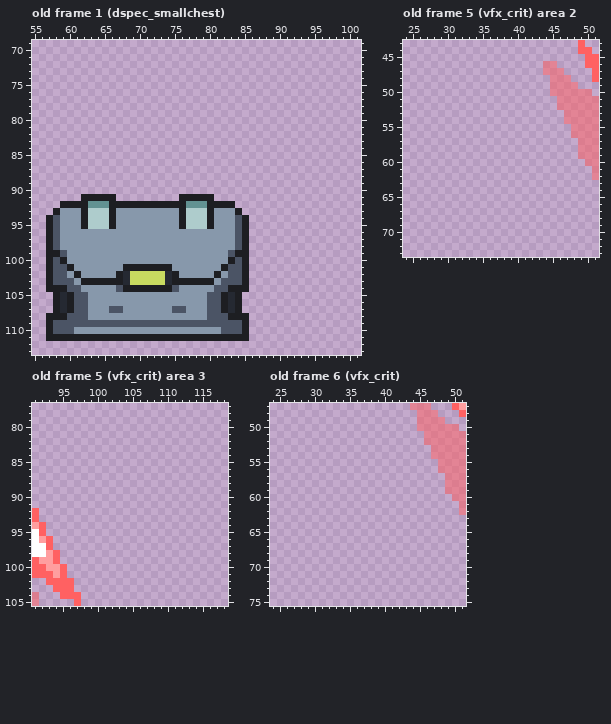
File history of a pixel-art file, sprites/commandoVFX.aseprite. That is the earlier state.
150x150 pixels, 10 frames. Shown: old frame 1 (dspec_smallchest): x 55..101, y 69..113; old frame 5 (vfx_crit) area 2: x 24..51, y 43..73; old frame 5 (vfx_crit) area 3: x 91..118, y 77..105; old frame 6 (vfx_crit): x 24..51, y 47..75. The commit also changed other frames, which this record leaves out.
The result:
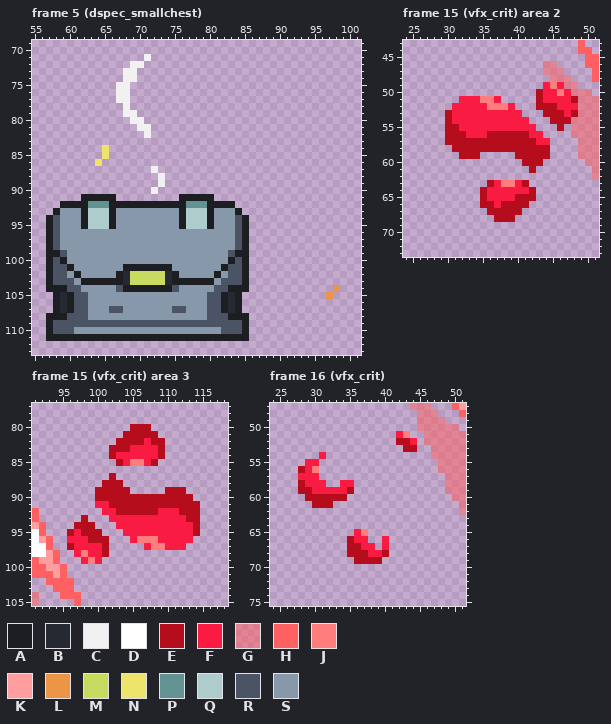
Palette (. is transparent): A #1d1e22  B #252932  C #f1f1f1  D #ffffff  E #b50d1b  F #fa1b42  G #ff616285  H #ff6162  J #ff7d7d  K #ff9e9f  L #ec9546  M #c8db60  N #eee46c  P #629292  Q #aecccc  R #4b5465  S #8798ab
A new or re-ordered frame is compared with the old frame closest to it.
Difference:
frames 10 -> 20
layer "Layer 6" now shown
Changed rows in their new state; - is an unchanged pixel.
Frame 5 (dspec_smallchest) is new; against old frame 1 (dspec_smallchest), layers "Layer 6", "Layer 13":
first column x 64:
 71 -------C--
 72 -----CC---
 73 ----CC----
 74 ----CC----
 75 ---CC-----
 76 ---CC-----
 77 ---CC-----
 78 ----C-----
 79 ----CC----
 80 -----CC---
 81 ------CC--
 82 -------C--
 84 -N--------
 85 -N--------
 86 N---------
 87 --------C-
 88 ---------C
 89 ---------C
 90 --------C-
first column x 97:
104 -L
105 L-
Frame 15 (vfx_crit) area 2 against old frame 5 (vfx_crit), layer "Layer 6":
first column x 30:
49 --------------FJF--
50 -------------EFFJF-
51 --FFFJJF-----EFFFFE
52 -FFFFFJJJF---EEEFFF
53 EFFFFFFFFFF---EEEFE
54 EFFFFFFFFFFF---EEE-
55 EEFFFFFFFFFFF---E--
56 EEEFFFEEEEEEFF-----
57 EEEEEEEEEEEEEFF----
58 -EEEEEEEEEEEEEE----
59 --EEE-----EEEEE----
60 -----------EEE-----
61 ------------E------
63 ------EFJJFE-------
64 -----EFFFFFFE------
65 -----EFFFFEEE------
66 -----EEFEEEE-------
67 ------EEEEE--------
68 -------EEE---------
Frame 15 (vfx_crit) area 3 against old frame 5 (vfx_crit), layer "Layer 6":
first column x 96:
 80 ---------EEE-------
 81 --------EEEEE------
 82 -------EEEEFEE-----
 83 ------EEEFFFFE-----
 84 ------EFFFFFFE-----
 85 -------EFJJFE------
 87 ------E------------
 88 -----EEE-----------
 89 ----EEEEE-----EEE--
 90 ----EEEEEEEEEEEEEE-
 91 ----FFEEEEEEEEEEEEE
 92 -----FFEEEEEEFFFEEE
 93 --E---FFFFFFFFFFFEE
 94 -EEE---FFFFFFFFFFFE
 95 EFEEE---FFFFFFFFFFE
 96 FFFEEE---FJJJFFFFF-
 97 EFFFFE-----FJJFFF--
 98 -FJFFE-------------
 99 --FJF--------------
Frame 16 (vfx_crit) against old frame 6 (vfx_crit), layer "Layer 6":
first column x 28:
51 --------------FJ-
52 --------------EEF
53 ---------------EE
54 ---F-------------
55 -FF--------------
56 EFJ--------------
57 FFF--------------
58 EFFF--FF---------
59 EEFFFFFE---------
60 -EEEEEE----------
61 --EEE------------
first column x 35:
65 -FJ---
66 EFF--F
67 EEFF-F
68 EEEFFE
69 -EEEE-
